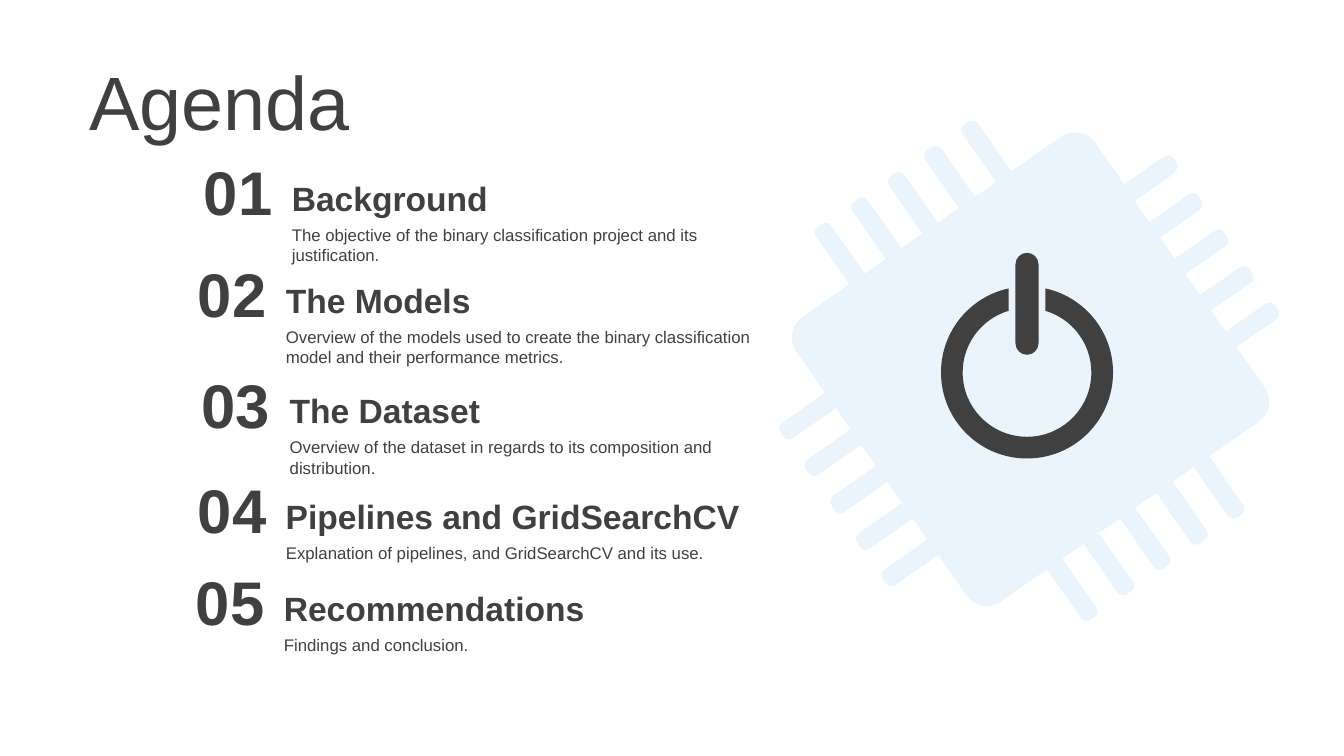
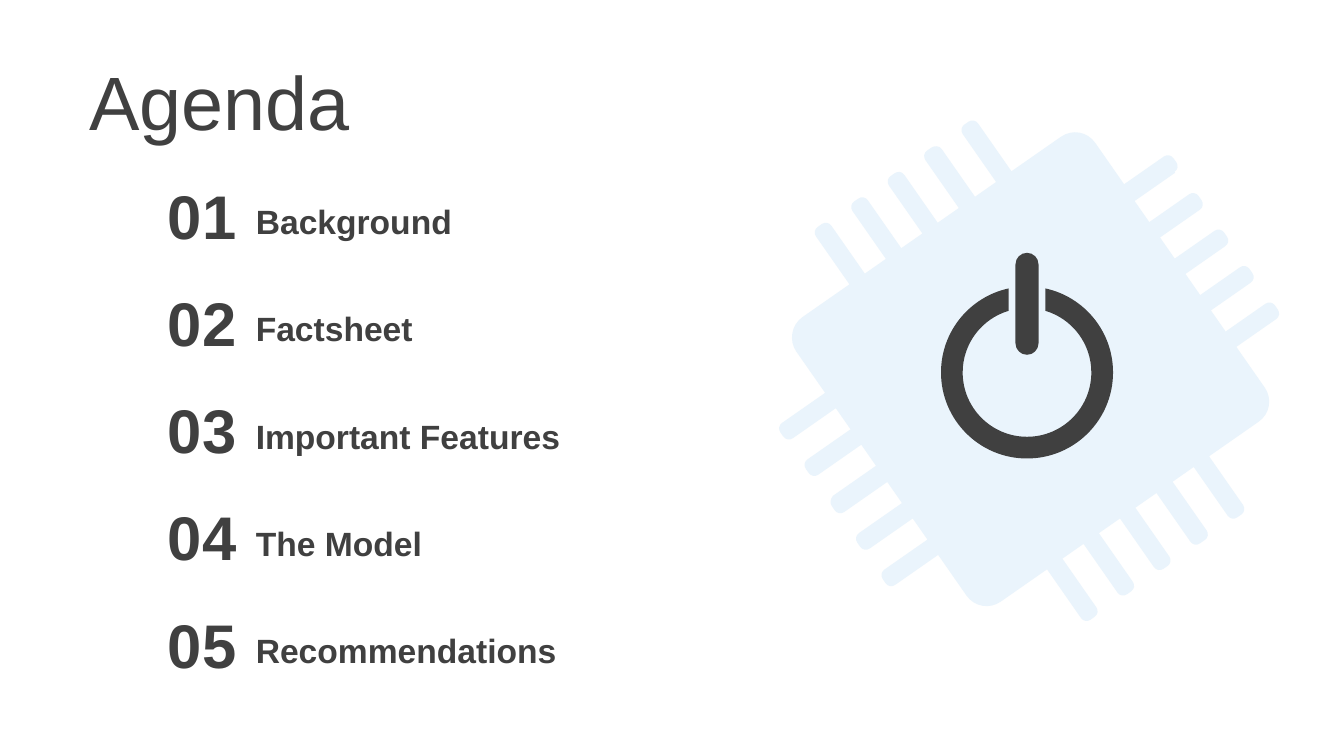
Before and after one commit to a123priya/dsc-mod-5-project-online-ds-pt-021119, a slide deck: slide 2 of presentation.pptx. Drawn at 1344x756 pixels with LibreOffice and Linux fonts; fonts in the diff are those of the drawing. Boxes give left, top, right and bottom in pixels: in the first picture for what was removed or moved away, otherwise in the second. Text is boxed around its words. In the diff, an @@ line names an element or a change of style, - is before the commit and + after.

```diff
--- a/presentation.pptx
+++ b/presentation.pptx
@@ text removed at (292, 229, 697, 265) @@
-The objective of the binary classification project and its justification.
@@ text "02": place and size @@
-text "02" at (198, 274, 266, 318)
+text "02" at (168, 303, 236, 347)
@@ text at (256, 316, 413, 342): text changed @@
-The Models
+Factsheet
@@ text removed at (286, 331, 750, 367) @@
-Overview of the models used to create the binary classification model and their performance metrics.
@@ 3 texts: place and size @@
-3 texts at (202, 172, 488, 429)
+3 texts at (168, 196, 452, 454)
@@ text at (256, 426, 560, 456): text changed @@
-Pipelines and GridSearchCV
+Important Features
@@ text removed at (290, 441, 712, 474) @@
-Overview of the dataset in regards to its composition and distribution.
@@ text "04": place and size @@
-text "04" at (198, 490, 266, 534)
+text "04" at (168, 517, 236, 561)
@@ text at (256, 531, 422, 557): text changed @@
-The Dataset
+The Model
@@ text removed at (286, 547, 704, 563) @@
-Explanation of pipelines, and GridSearchCV and its use.
@@ text "05": place and size @@
-text "05" at (196, 582, 264, 626)
+text "05" at (168, 625, 236, 669)
@@ text "Recommendations": place and size @@
-text "Recommendations" at (284, 596, 584, 622)
+text "Recommendations" at (256, 638, 556, 664)
@@ text removed at (284, 639, 468, 655) @@
-Findings and conclusion.
```
Also in this commit, not shown: 3 other slides changed, 6 slides added, 5 slides removed, 4 other files.
